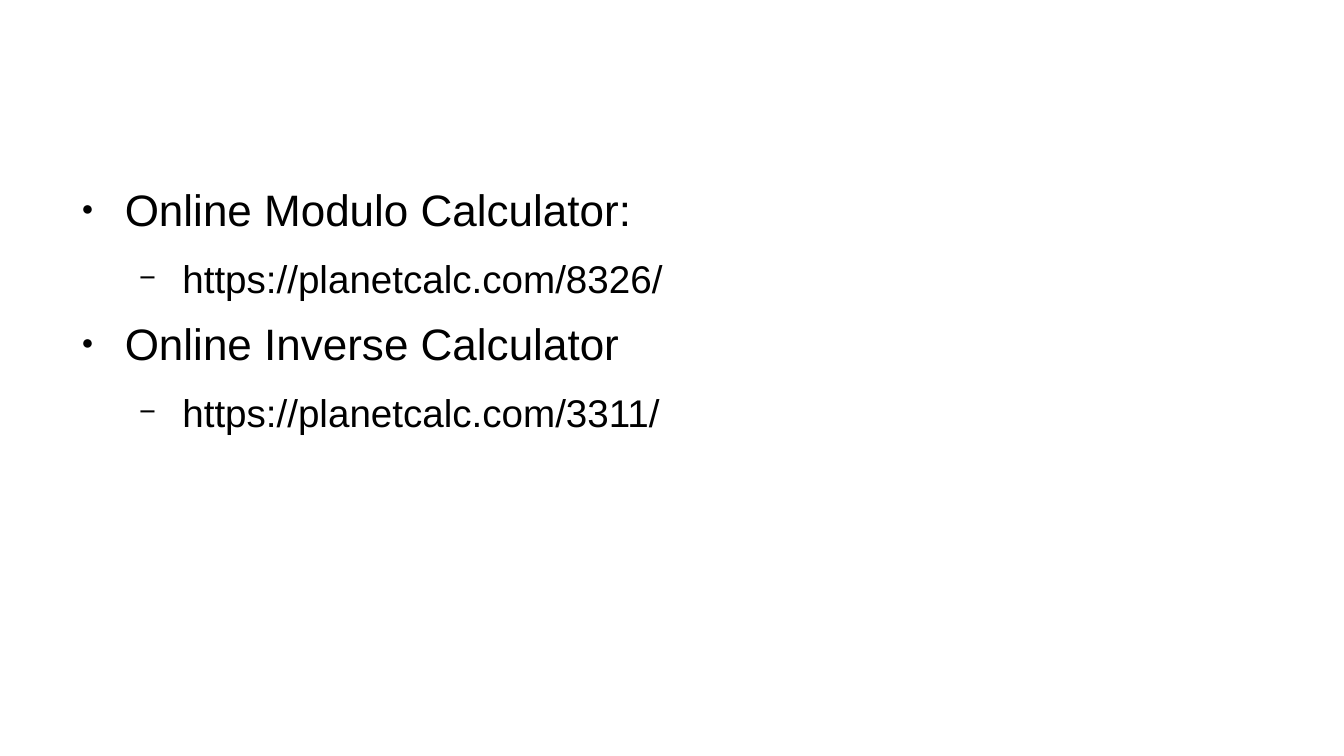
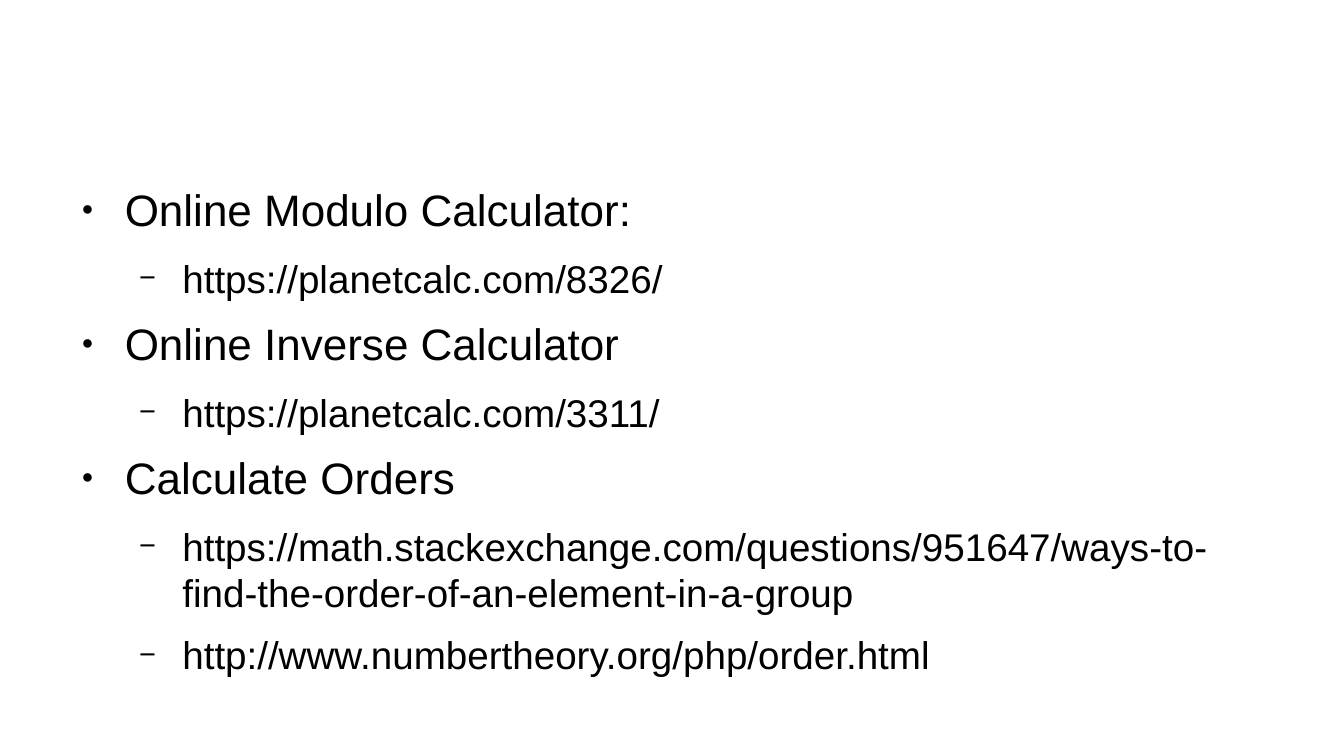
Before and after one commit to LiorYaacov/M.Sc_Advanced_Algebra, a slide deck: slide 4 of PPT.odp. Drawn at 1344x756 pixels with LibreOffice and Linux fonts; fonts in the diff are those of the drawing; background and template pictures are left out. Boxes give left, top, right and bottom in pixels: in the first picture for what was removed or moved away, otherwise in the second. Text is boxed around its words. In the diff, an @@ line names an element or a change of style, - is before the commit and + after.

```diff
--- a/PPT.odp
+++ b/PPT.odp
@@ text at (125,462,1207,677): paragraphs added @@
+● Calculate Orders
+  − https://math.stackexchange.com/questions/951647/ways-to-find-the-order-of-an-element-in-a-group
+  − http://www.numbertheory.org/php/order.html
```
Also in this commit, not shown: 2 other files.
